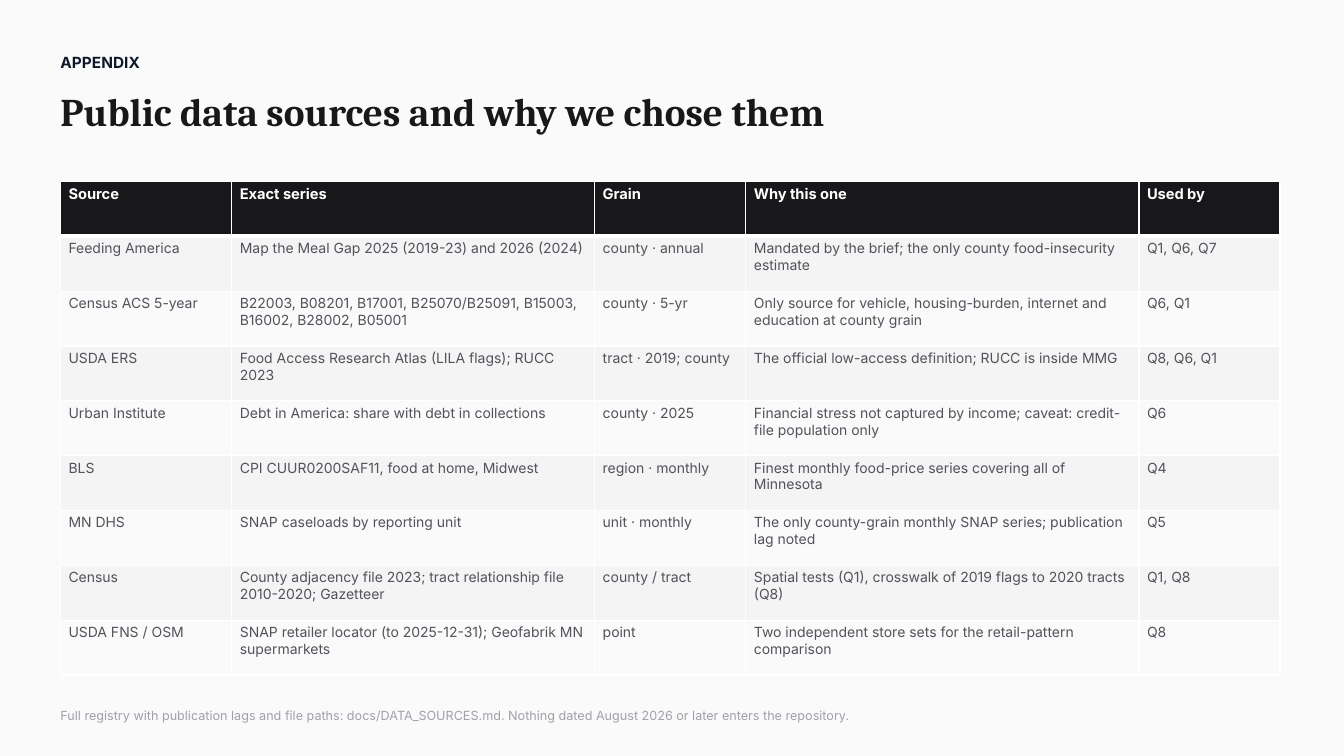
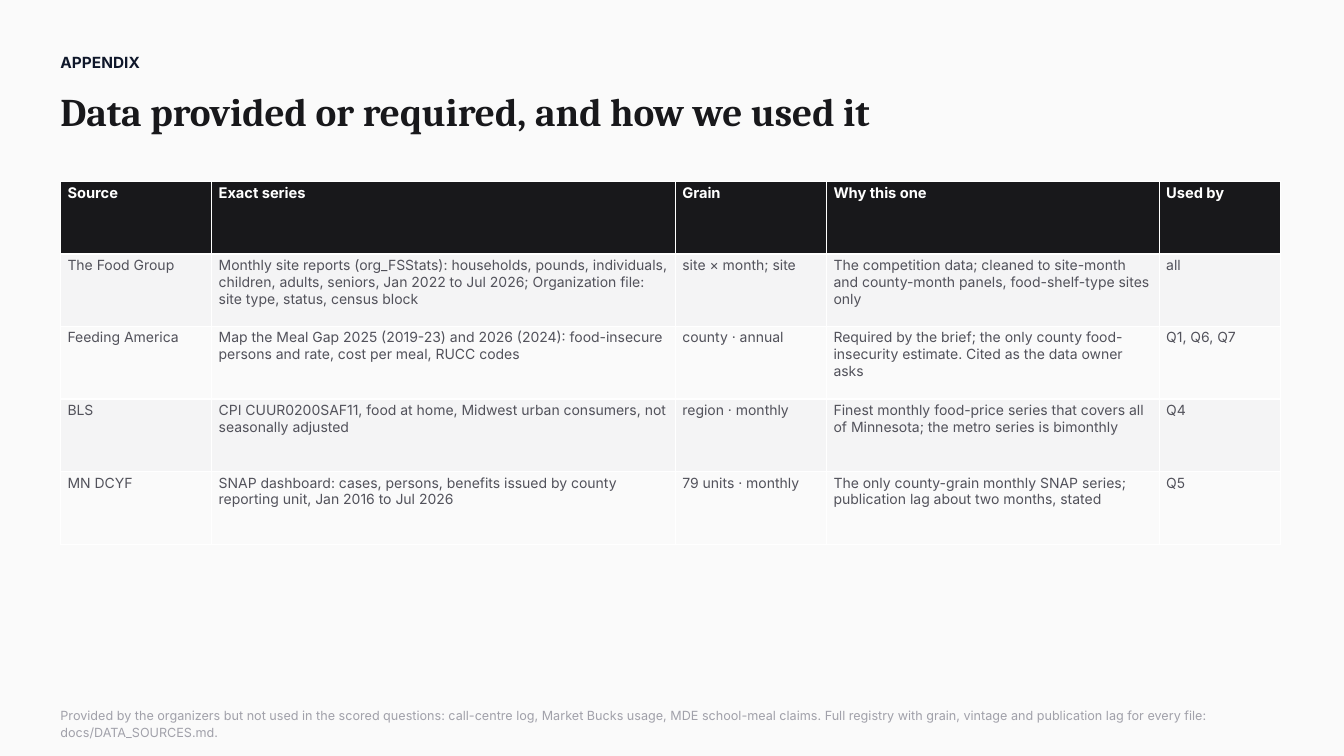
Before and after one commit to dhyan95/MinneMUDAC, a slide deck: slide 20 of docs/MinneMUDAC 2026_ Data Detectors.pptx. Drawn at 1344x756 pixels with LibreOffice and Linux fonts; fonts in the diff are those of the drawing. Boxes give left, top, right and bottom in pixels: in the first picture for what was removed or moved away, otherwise in the second. Text is boxed around its words. In the diff, an @@ line names an element or a change of style, - is before the commit and + after.

```diff
--- a/docs/MinneMUDAC 2026_ Data Detectors.pptx
+++ b/docs/MinneMUDAC 2026_ Data Detectors.pptx
@@ text at [60, 98, 869, 135]: text changed @@
-Public data sources and why we chose them
+Data provided or required, and how we used it
@@ table at [60, 181, 1280, 544] @@
-row 2: Feeding America | Map the Meal Gap 2025 (2019-23) and 2026 (2024) | county · annual | Mandated by the brief; the only county food-insecurity estimate | Q1, Q6, Q7
-row 3: Census ACS 5-year | B22003, B08201, B17001, B25070/B25091, B15003, B16002, B28002, B05001 | county · 5-yr | Only source for vehicle, housing-burden, internet and education at county grain | Q6, Q1
-row 4: USDA ERS | Food Access Research Atlas (LILA flags); RUCC 2023 | tract · 2019; county | The official low-access definition; RUCC is inside MMG | Q8, Q6, Q1
-row 5: Urban Institute | Debt in America: share with debt in collections | county · 2025 | Financial stress not captured by income; caveat: credit-file population only | Q6
-row 6: BLS | CPI CUUR0200SAF11, food at home, Midwest | region · monthly | Finest monthly food-price series covering all of Minnesota | Q4
-row 7: MN DHS | SNAP caseloads by reporting unit | unit · monthly | The only county-grain monthly SNAP series; publication lag noted | Q5
-row 8: Census | County adjacency file 2023; tract relationship file 2010-2020; Gazetteer | county / tract | Spatial tests (Q1), crosswalk of 2019 flags to 2020 tracts (Q8) | Q1, Q8
-row 9: USDA FNS / OSM | SNAP retailer locator (to 2025-12-31); Geofabrik MN supermarkets | point | Two independent store sets for the retail-pattern comparison | Q8
+row 2: The Food Group | Monthly site reports (org_FSStats): households, pounds, individuals, children, adults, seniors, Jan 2022 to Jul 2026; Organization file: site type, status, census block | site × month; site | The competition data; cleaned to site-month and county-month panels, food-shelf-type sites only | all
+row 3: Feeding America | Map the Meal Gap 2025 (2019-23) and 2026 (2024): food-insecure persons and rate, cost per meal, RUCC codes | county · annual | Required by the brief; the only county food-insecurity estimate. Cited as the data owner asks | Q1, Q6, Q7
+row 4: BLS | CPI CUUR0200SAF11, food at home, Midwest urban consumers, not seasonally adjusted | region · monthly | Finest monthly food-price series that covers all of Minnesota; the metro series is bimonthly | Q4
+row 5: MN DCYF | SNAP dashboard: cases, persons, benefits issued by county reporting unit, Jan 2016 to Jul 2026 | 79 units · monthly | The only county-grain monthly SNAP series; publication lag about two months, stated | Q5
@@ text at [60, 710, 1206, 738]: text changed @@
-Full registry with publication lags and file paths: docs/DATA_SOURCES.md. Nothing dated August 2026 or later enters the repository.
+Provided by the organizers but not used in the scored questions: call-centre log, Market Bucks usage, MDE school-meal claims. Full registry with grain, vintage and publication lag for every file: docs/DATA_SOURCES.md.
```
Also in this commit, not shown: 1 slide added.
